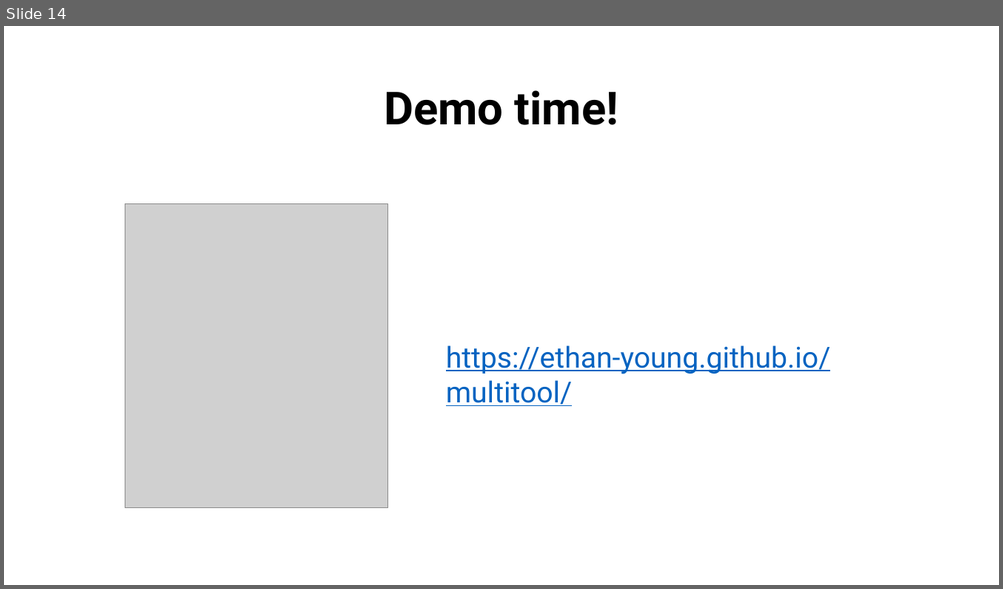
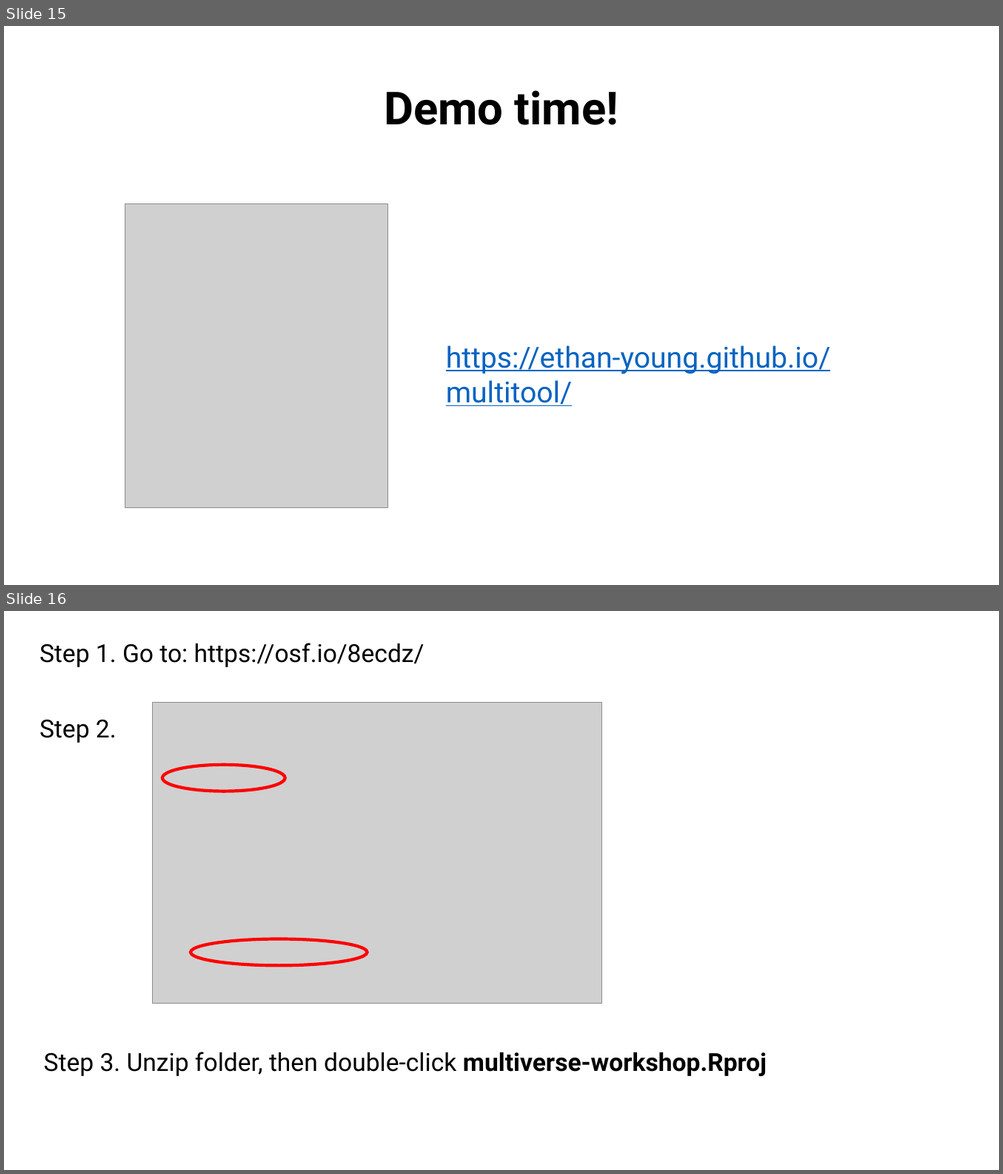
Before and after one commit to StefanVermeent/multiverse-workshop, a slide deck: Stanford_march_2024/intro-to-multiverse.pptx. Shown one above the other, each under a label of ours: slide 14 before the commit, slides 15 and 16 after it. The pictures are 1003x589 and 1003x1174 pixels, drawn with LibreOffice and Linux fonts; fonts in the diff are those of the drawing; grey boxes stand for pictures. Boxes give left, top, right and bottom in pixels: in the first picture for what was removed or moved away, otherwise in the second. Text is boxed around its words. In the diff, an @@ line names an element or a change of style, - is before the commit and + after.

```diff
--- a/Stanford_march_2024/intro-to-multiverse.pptx
+++ b/Stanford_march_2024/intro-to-multiverse.pptx
@@ slide 16 added at (x1=4, y1=611, x2=999, y2=1170), background #FFFFFF @@
@@ text added at (x1=40, y1=643, x2=424, y2=667), 24 pt, text #000000 @@
+Step 1. Go to: https://osf.io/8ecdz/
@@ text added at (x1=40, y1=719, x2=116, y2=743), 24 pt, text #000000 @@
+Step 2.
@@ picture added at (x1=153, y1=702, x2=602, y2=1003) @@
@@ ellipse added at (x1=162, y1=765, x2=284, y2=792), outline #FF0000 3 pt @@
@@ ellipse added at (x1=190, y1=940, x2=367, y2=966), outline #FF0000 3 pt @@
@@ text added at (x1=44, y1=1052, x2=766, y2=1076), 24 pt, text #000000 @@
+Step 3. Unzip folder, then double-click multiverse-workshop.Rproj
@@ what was slide 14 is now slide 15 @@
```
Also in this commit, not shown: 4 slides changed, 1 other slide added, 1 slide removed.
